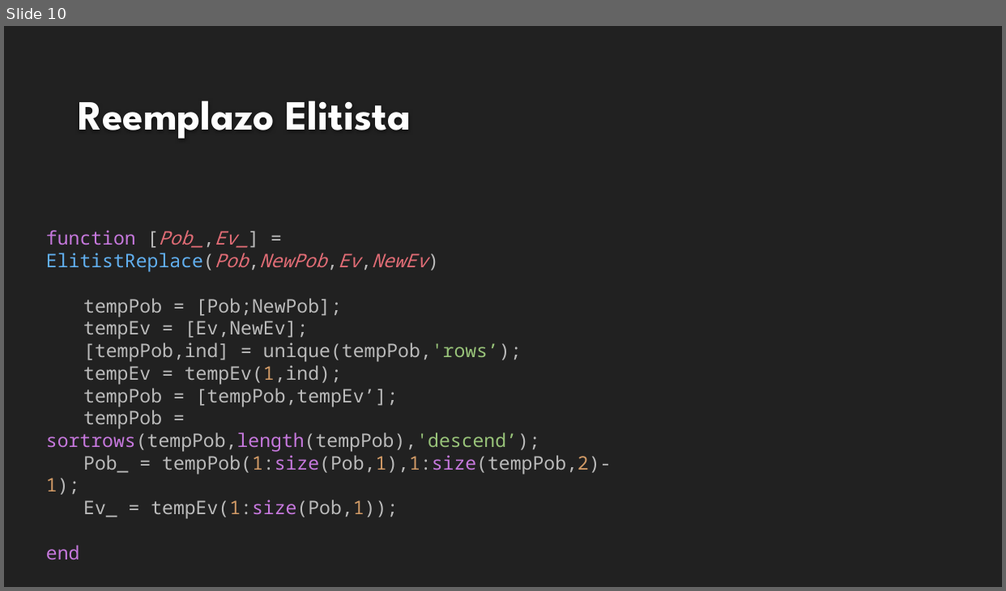
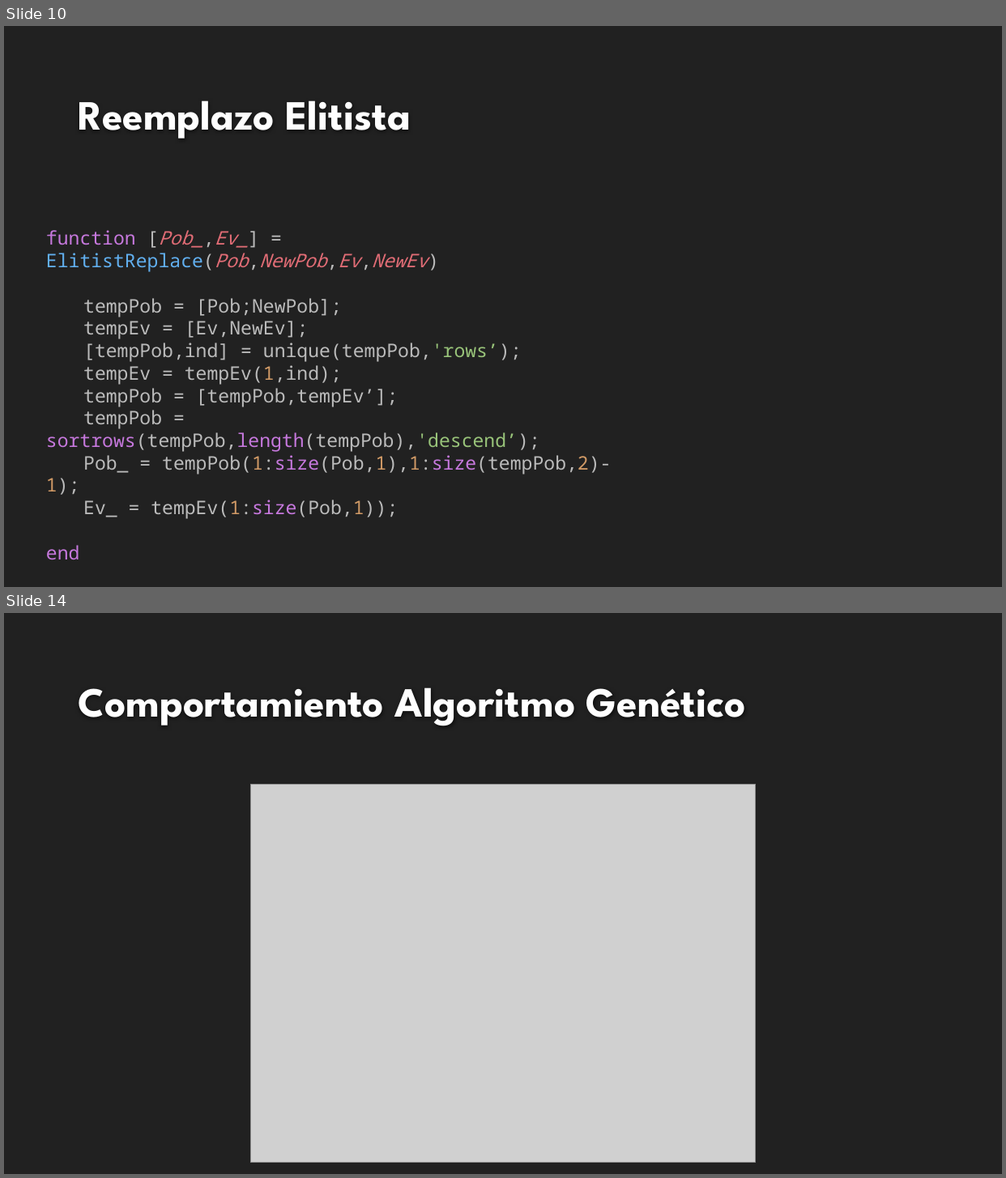
Before and after one commit to rafaroman18/SatellitesIS, a slide deck: TrabajoSI.pptx. Shown one above the other, each under a label of ours: slide 10 before the commit, slides 10 and 14 after it; the slides between them are not shown. The pictures are 1006x591 and 1006x1178 pixels, drawn with LibreOffice and Linux fonts; fonts in the diff are those of the drawing; grey boxes stand for pictures; background and template pictures are left out. Boxes give left, top, right and bottom in pixels: in the first picture for what was removed or moved away, otherwise in the second. Text is boxed around its words. In the diff, an @@ line names an element or a change of style, - is before the commit and + after.

```diff
--- a/TrabajoSI.pptx
+++ b/TrabajoSI.pptx
@@ slide 14 added at [4, 613, 1002, 1174], background #212121 @@
@@ title added at [78, 688, 746, 726], 40 pt, text #FEFEFE, bold @@
+Comportamiento Algoritmo Genético
@@ picture added at [250, 784, 756, 1162] @@
```
Also in this commit, not shown: 1 slide changed, 7 other slides added, 2 slides removed.
